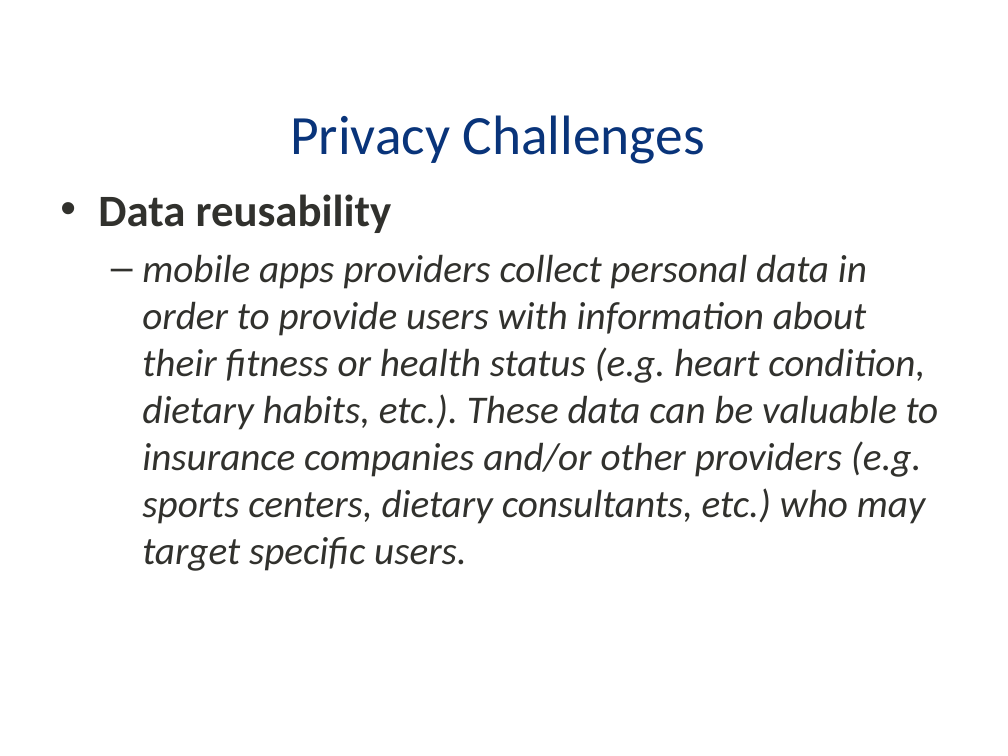
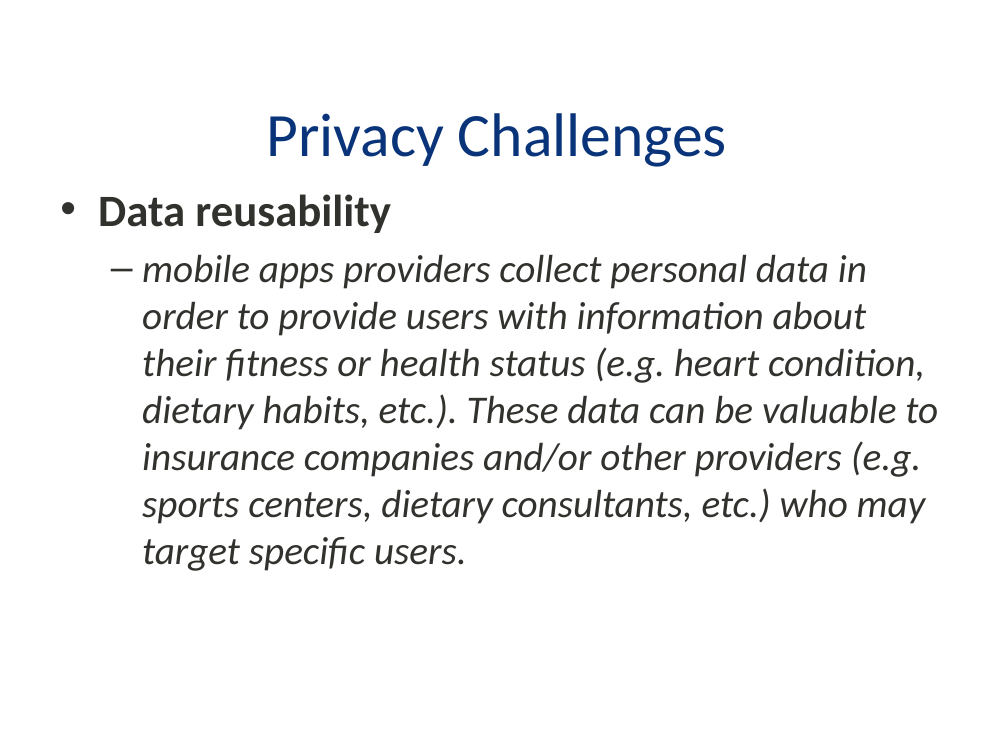
Before and after one commit to BoiseState/CS535-resources, a slide deck: slide 4 of notes/Privacy-Mehrpouyan.pptx. Drawn at 1008x756 pixels with LibreOffice and Linux fonts; fonts in the diff are those of the drawing; background and template pictures are left out. Boxes give left, top, right and bottom in pixels: in the first picture for what was removed or moved away, otherwise in the second. Text is boxed around its words. In the diff, an @@ line names an element or a change of style, - is before the commit and + after.

```diff
--- a/notes/Privacy-Mehrpouyan.pptx
+++ b/notes/Privacy-Mehrpouyan.pptx
@@ text "Privacy Challenges" at [266,113,727,167]: size 39.6 to 44 pt @@
```
Also in this commit, not shown: 21 other slides changed, 1 other file.
